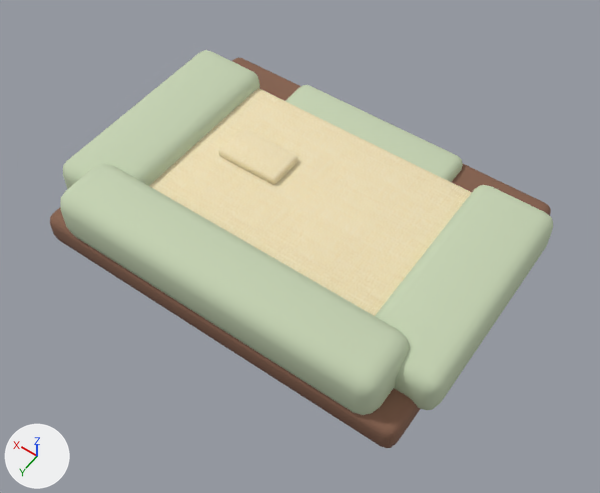
One commit to the glTF model public/models/furniture/pet-bed.glb: the scene before it, then after it.
Both versions are drawn from a 50 mm lens placed at (-0.487, 0.685, 1.039), pointed at (-0.034, 0.051, 0.042). Lighting does not change. The marker at lower left points along +X, +Y and +Z. The older version comes first. Vertices at exactly the same position are counted once.

The first picture shows 'pet-bed'.
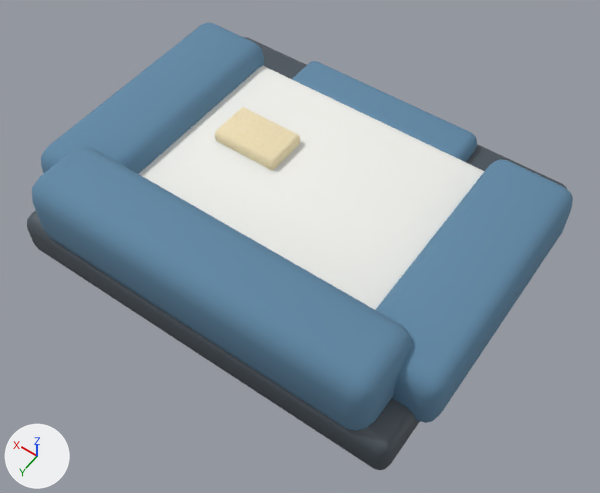
Pixel boxes [x1, y1, x2, y2] of what changed, in the pictures (600 x 493 px; the box of a moved part takes in the faces that stretch with it):
'pet-bed', recoloured, surface changed, reshaped, moved, rescaled (9% wider, 12% taller)
    before: [50, 50, 553, 448]
    after: [27, 23, 573, 470]
part 1 of me_cube_252, moved or reshaped
    before: [50, 57, 551, 448]
    after: [27, 37, 567, 470]
part 2 of me_cube_252, moved or reshaped
    before: [150, 88, 472, 316]
    after: [139, 65, 484, 310]
part 3 of me_cube_252, moved or reshaped
    before: [61, 163, 409, 415]
    after: [32, 146, 412, 431]
part 4 of me_cube_252, moved or reshaped
    before: [375, 185, 553, 410]
    after: [376, 159, 573, 423]
part 5 of me_cube_252, moved or reshaped
    before: [63, 50, 260, 189]
    after: [41, 23, 264, 174]
part 6 of me_cube_252, moved or reshaped
    before: [285, 85, 463, 182]
    after: [292, 61, 477, 162]
part 7 of me_cube_252, moved or reshaped
    before: [219, 128, 298, 185]
    after: [215, 107, 300, 170]

Diff of the bpy script that builds the scene:
```diff
--- a/public/models/furniture/pet-bed.glb.py
+++ b/public/models/furniture/pet-bed.glb.py
@@ mat_wood_dark @@
 mat_wood_dark = principled_material('wood-dark')
-mat_wood_dark.base_color = (0.24, 0.12, 0.075)  # brown #86614d
+mat_wood_dark.base_color = (0.07, 0.09, 0.11)  # greyish blue #4b555d
 mat_wood_dark.roughness = 0.9
@@ mat_linen_textured @@
 mat_linen_textured = principled_material('linen-textured')
-mat_linen_textured.texture = img_handpainted_cream_linen
-mat_linen_textured.roughness = 0.98
+mat_linen_textured.base_color = (0.9, 0.9, 0.86)  # white #f3f3ef
+mat_linen_textured.roughness = 0.94
@@ mat_upholstery_textured @@
 mat_upholstery_textured = principled_material('upholstery-textured')
-mat_upholstery_textured.base_color = (0.56, 0.65, 0.45)  # pale green #c5d3b3
+mat_upholstery_textured.base_color = (0.12, 0.25, 0.38)  # blue #6189a6
 mat_upholstery_textured.roughness = 0.98
@@ me_cube_252 @@
 # used by ob_pet_bed; location = (0.0, 0.0, 0.029); scale = (1.0, 1.0, 1.0)
-me_cube_252.from_pydata(...)  # 672 vertices, 1316 faces; spans x -0.338..0.338, y -0.242..0.242, z -0.029..0.101
+me_cube_252.from_pydata(...)  # 672 vertices, 1316 faces; spans x -0.35..0.35, y -0.275..0.275, z 0.0..0.18
+# me_cube_252 part 1: the loose piece of 96 vertices spanning x -0.315..0.315, y -0.242..0.242, z -0.029..0.029 is multiplied about its middle by the matrix ((1.035, 0.0, 0.0), (0.0, 1.136, 0.0), (0.0, 0.0, 1.389)), then moved by (0.0, 0.0, 0.04)
+# me_cube_252 part 2: the loose piece of 96 vertices spanning x -0.238..0.238, y -0.173..0.173, z -0.011..0.054 is scaled about its middle by (1.02, 1.14, 1.39), then moved by (0.0, 0.0, 0.048)
+# me_cube_252 part 3: the loose piece of 96 vertices spanning x -0.279..0.279, y 0.132..0.242, z 0.007..0.101 is scaled about its middle by (1.04, 1.14, 1.39), then moved by (0.0, 0.025, 0.061)
+# me_cube_252 part 4: the loose piece of 96 vertices spanning x -0.338..-0.206, y -0.182..0.182, z 0.0..0.079 is scaled about its middle by (1.04, 1.14, 1.39), then moved by (-0.01, 0.0, 0.055)
+# me_cube_252 part 5: the loose piece of 96 vertices spanning x 0.206..0.338, y -0.182..0.182, z 0.0..0.079 is scaled about its middle by (1.04, 1.14, 1.39), then moved by (0.01, 0.0, 0.055)
+# me_cube_252 part 6: the loose piece of 96 vertices spanning x -0.16..0.16, y -0.234..-0.14, z -0.009..0.049 is scaled about its middle by (1.04, 1.14, 1.39), then moved by (0.0, -0.026, 0.048)
+# me_cube_252 part 7: the loose piece of 96 vertices spanning x 0.049..0.16, y -0.063..0.003, z 0.051..0.067 is scaled about its middle by (1.04, 1.14, 1.39), then moved by (0.004, -0.004, 0.063)
 me_cube_252.materials.append(mat_wood_dark)
@@ ob_pet_bed @@
 ob_pet_bed = bpy.data.objects.new('pet-bed', me_cube_252)
-ob_pet_bed.location = (0.0, 0.0, 0.029)
-ob_pet_bed.scale = (1.0, 1.0, 1.0)
+ob_pet_bed.location = (0.0, 0.0, 0.0)
```
